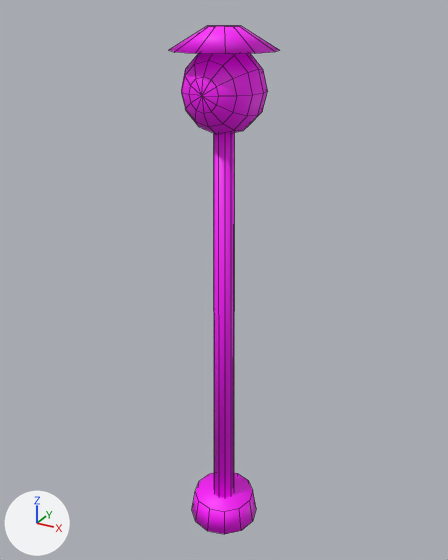
The FBX model pet-race-league/models/fbx/LampPost.fbx: old version first, new version second.
Both versions are drawn from a camera (50 mm lens) standing at (5.71, -10.39, 11.4) and looking at (-0.12, 0.21, 6.1). Every picture has the same lights, and +X, +Y and +Z are marked at lower left. The first picture is the older version. Mesh edges are drawn as thin lines.

The first picture shows 'LampPost'.
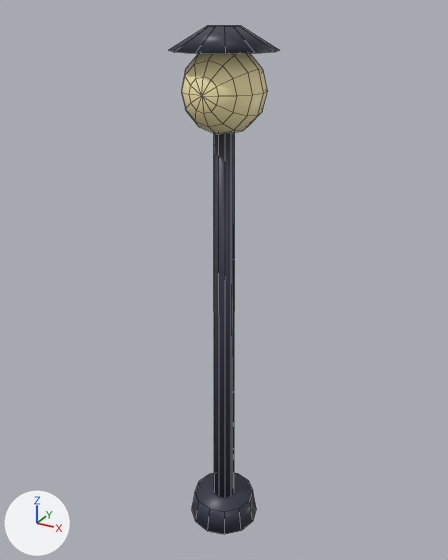
What the commit changed:
me_lamppost has 154 vertices, 136 faces and spans x -1.0..1.0, y -1.0..1.0, z 0.0..11.1.
me_lamppost is used by ob_lamppost; location (0.0, 0.0, 0.0).
me_lamppost part 1: 136 kept faces spanning x -1.0..1.0, y -1.0..1.0, z 0.0..11.1 get new texture (UV) coordinates.

Pixel boxes (x1, y1, x2, y2) of what changed, in the pictures (448 x 560 px):
part 1 of me_lamppost, surface changed
    both: (169, 26, 279, 534)
